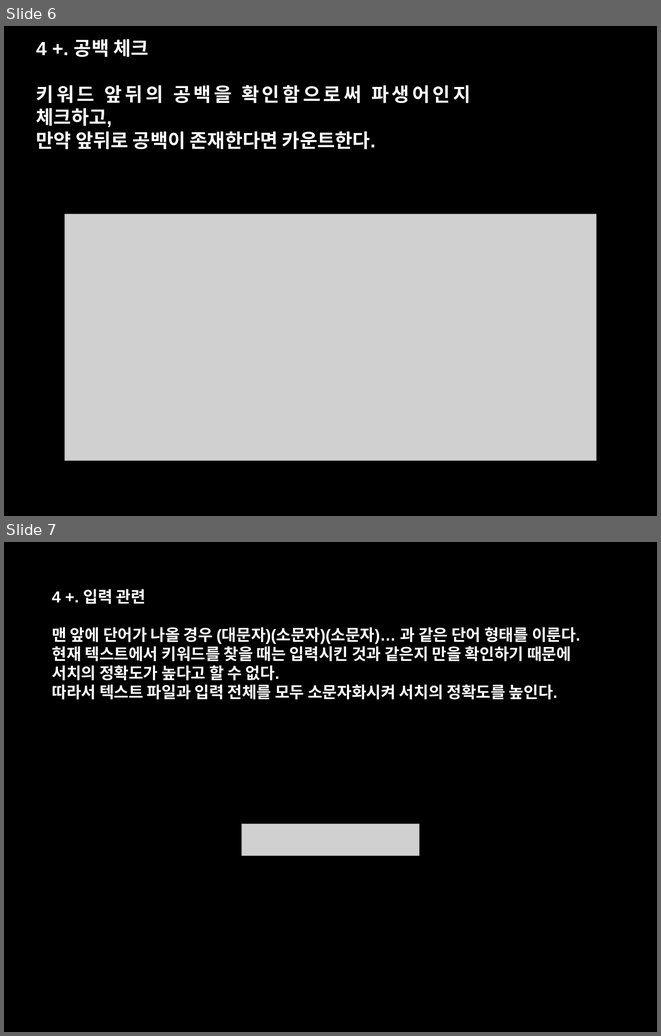
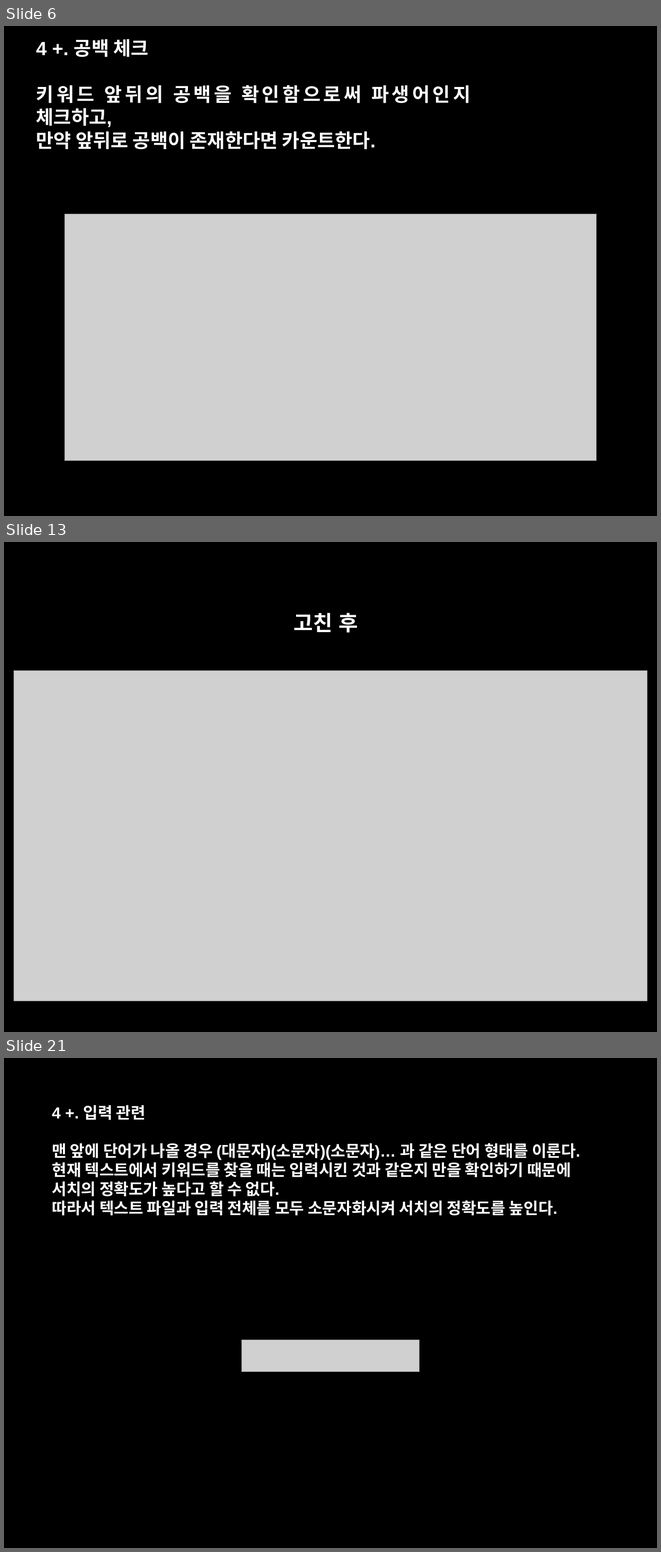
Before and after one commit to Jw-Bluayer/softwareprogramming, a slide deck: Implementation & evaluation 20172774 송정우.pptx. Shown one above the other, each under a label of ours: slides 6 and 7 before the commit, slides 6, 13 and 21 after it; the slides between them are not shown. The pictures are 661x1036 and 661x1552 pixels, drawn with LibreOffice and Linux fonts; fonts in the diff are those of the drawing; grey boxes stand for pictures. Boxes give left, top, right and bottom in pixels: in the first picture for what was removed or moved away, otherwise in the second. Text is boxed around its words. In the diff, an @@ line names an element or a change of style, - is before the commit and + after.

```diff
--- a/Implementation & evaluation 20172774 송정우.pptx
+++ b/Implementation & evaluation 20172774 송정우.pptx
@@ slide 13 added at (4,542,657,1032), background #000000 @@
@@ text added at (294,612,358,633), 33 pt, text #FFFFFF, bold @@
+고친 후
@@ picture added at (14,671,647,1001) @@
@@ what was slide 7 is now slide 21 @@
```
Also in this commit, not shown: 4 slides changed, 24 other slides added, 1 other file.
